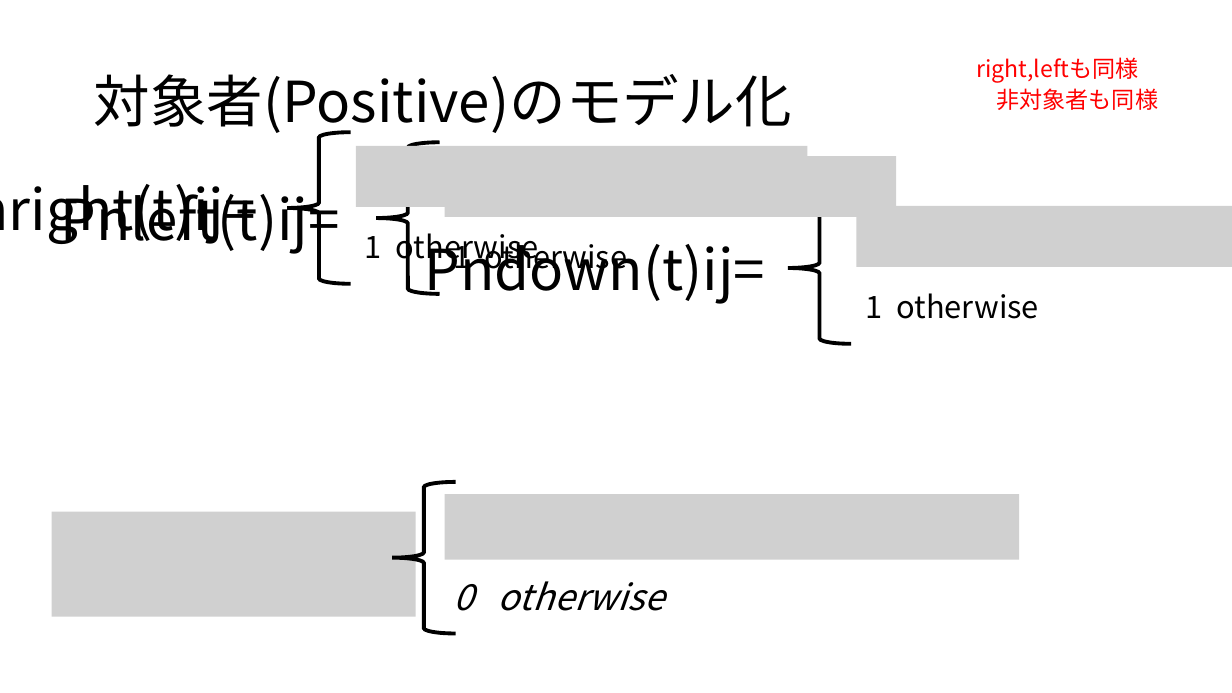
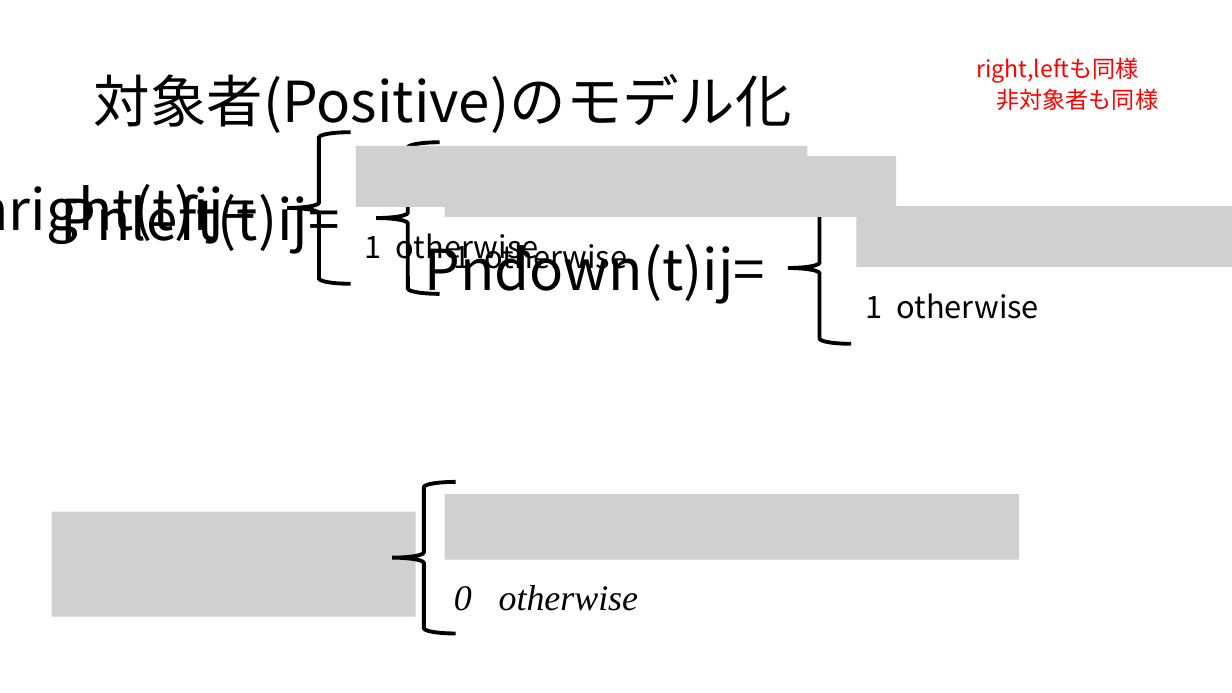
Before and after one commit to ao-megane/LplcSimulator, a slide deck: slide 12 of LplcSimulator/LplcSimulator/原稿/数理モデルv4.pptx. Drawn at 1232x693 pixels with LibreOffice and Linux fonts; fonts in the diff are those of the drawing; grey boxes stand for pictures. Boxes give left, top, right and bottom in pixels: in the first picture for what was removed or moved away, otherwise in the second. Text is boxed around its words. In the diff, an @@ line names an element or a change of style, - is before the commit and + after.

```diff
--- a/LplcSimulator/LplcSimulator/原稿/数理モデルv4.pptx
+++ b/LplcSimulator/LplcSimulator/原稿/数理モデルv4.pptx
@@ text "0 otherwise" at (x1=454, y1=585, x2=639, y2=611): font Noto Sans CJK JP to Times New Roman @@
```
Also in this commit, not shown: 2 other slides changed, 5 other files.
